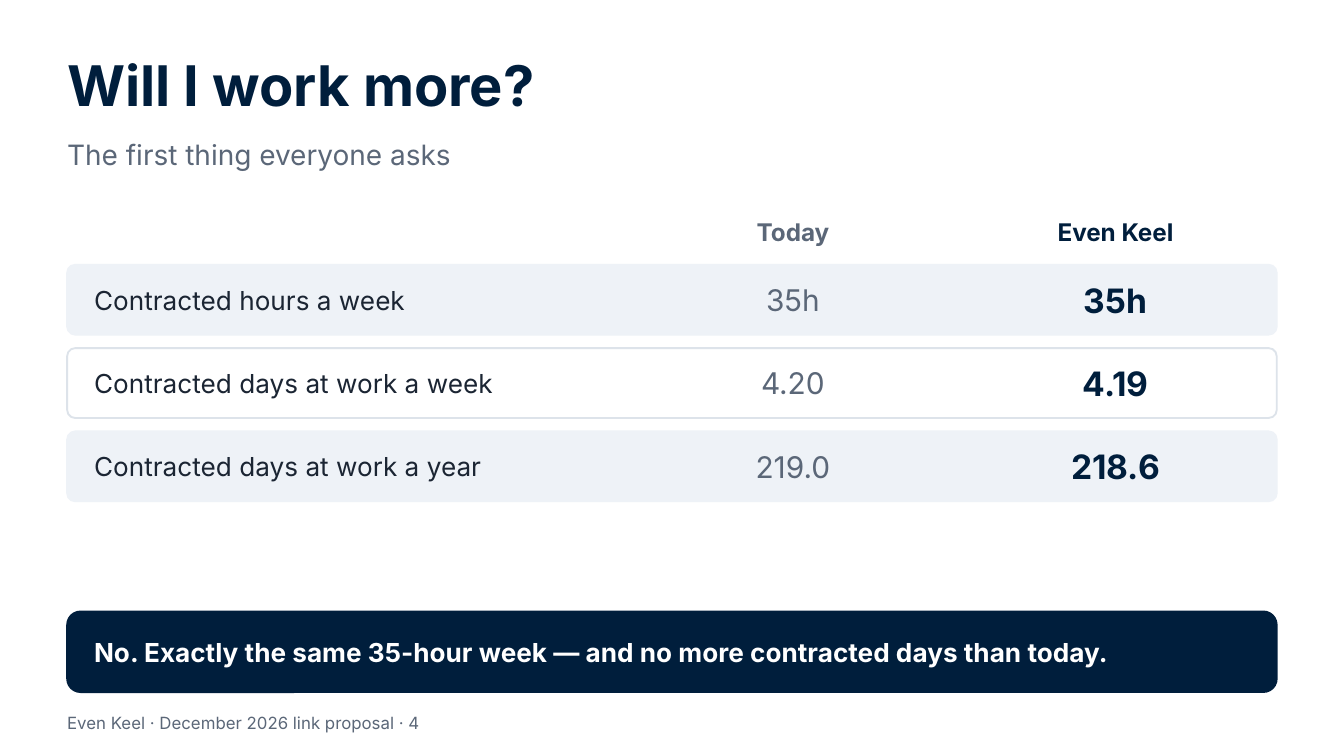
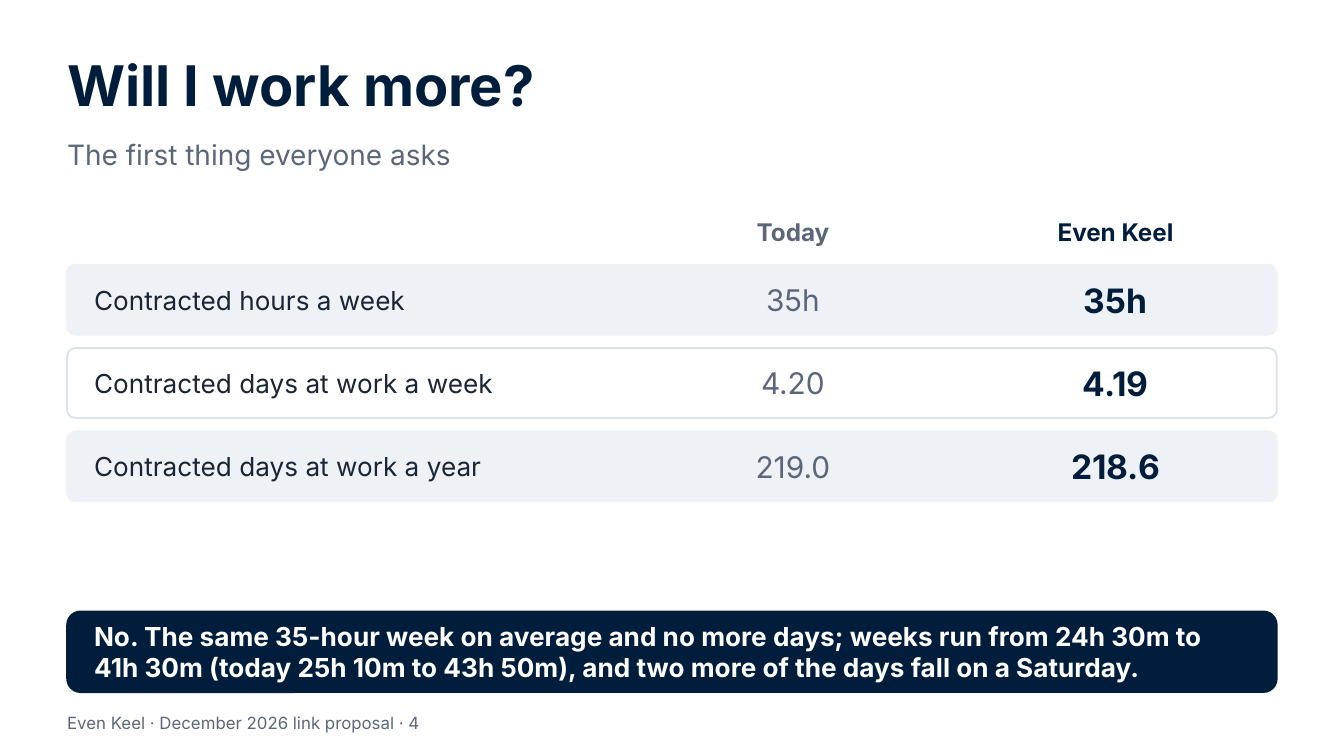
Before and after one commit to Garethdavidmiller/roster-app, a slide deck: slide 4 of docs/links-26/presentations/Even-Keel-for-colleagues.pptx. Drawn at 1344x756 pixels with LibreOffice and Linux fonts; fonts in the diff are those of the drawing. Boxes give left, top, right and bottom in pixels: in the first picture for what was removed or moved away, otherwise in the second. Text is boxed around its words. In the diff, an @@ line names an element or a change of style, - is before the commit and + after.

```diff
--- a/docs/links-26/presentations/Even-Keel-for-colleagues.pptx
+++ b/docs/links-26/presentations/Even-Keel-for-colleagues.pptx
@@ text at (94,626,1201,683): text changed @@
-No. Exactly the same 35-hour week — and no more contracted days than today.
+No. The same 35-hour week on average and no more days; weeks run from 24h 30m to 41h 30m (today 25h 10m to 43h 50m), and two more of the days fall on a Saturday.
```
Also in this commit, not shown: 2 other slides changed, 27 other files.
